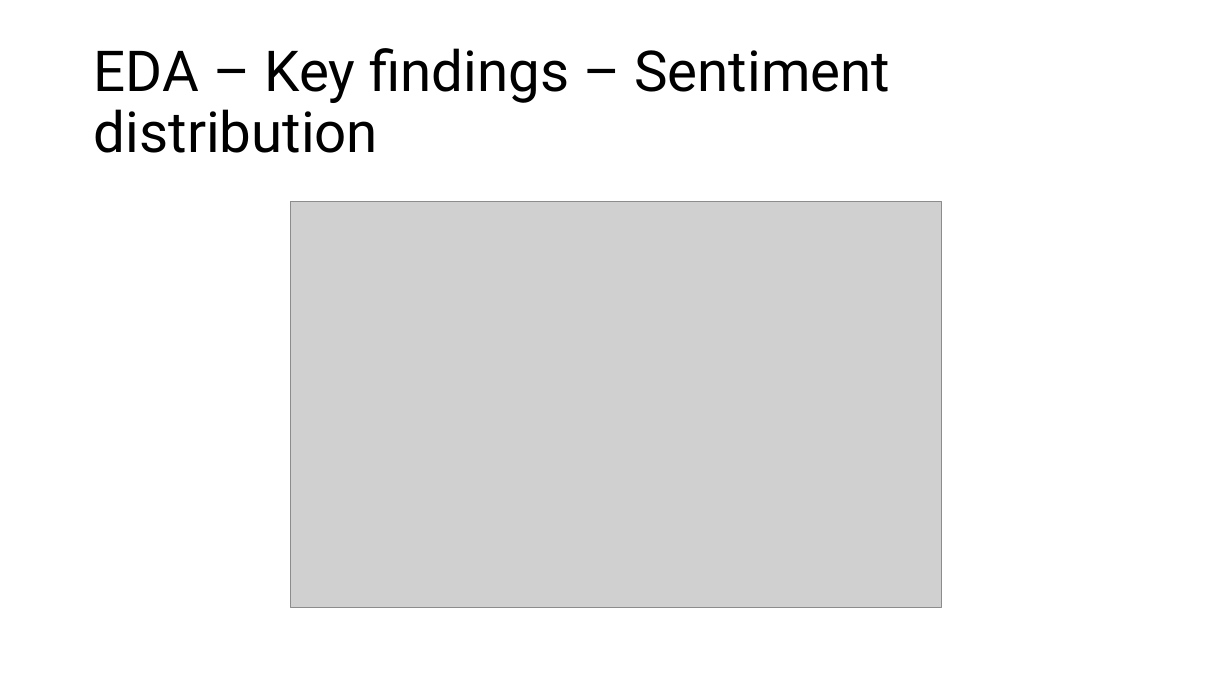
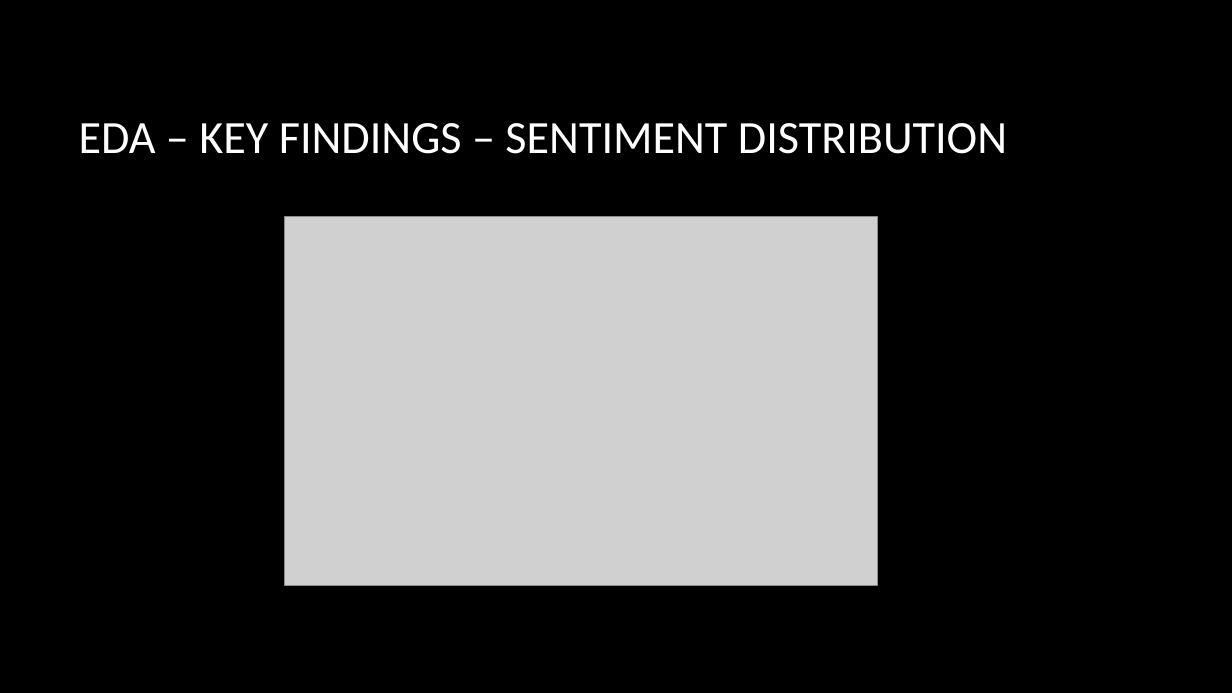
Before and after one commit to mramsundar/IITM-Graded-Projects, a slide deck: slide 4 of Week 31/Week 31 Summary Presentation.pptx. Drawn at 1232x693 pixels with LibreOffice and Linux fonts; fonts in the diff are those of the drawing; grey boxes stand for pictures; background and template pictures are left out. Boxes give left, top, right and bottom in pixels: in the first picture for what was removed or moved away, otherwise in the second. Text is boxed around its words. In the diff, an @@ line names an element or a change of style, - is before the commit and + after.

```diff
--- a/Week 31/Week 31 Summary Presentation.pptx
+++ b/Week 31/Week 31 Summary Presentation.pptx
@@ background #FFFFFF to picture (left out) @@
@@ title at [79,123,1007,154]: text changed; size 44 to 36 pt; font Roboto to Calibri; text colour #000000 to #FFFFFF @@
-EDA – Key findings – Sentiment distribution
+EDA – KEY FINDINGS – SENTIMENT DISTRIBUTION
@@ picture: place and size @@
-picture at [290,201,943,607]
+picture at [285,216,878,585]
```
Also in this commit, not shown: 10 other slides changed, 1 slide added, 3 other files.
